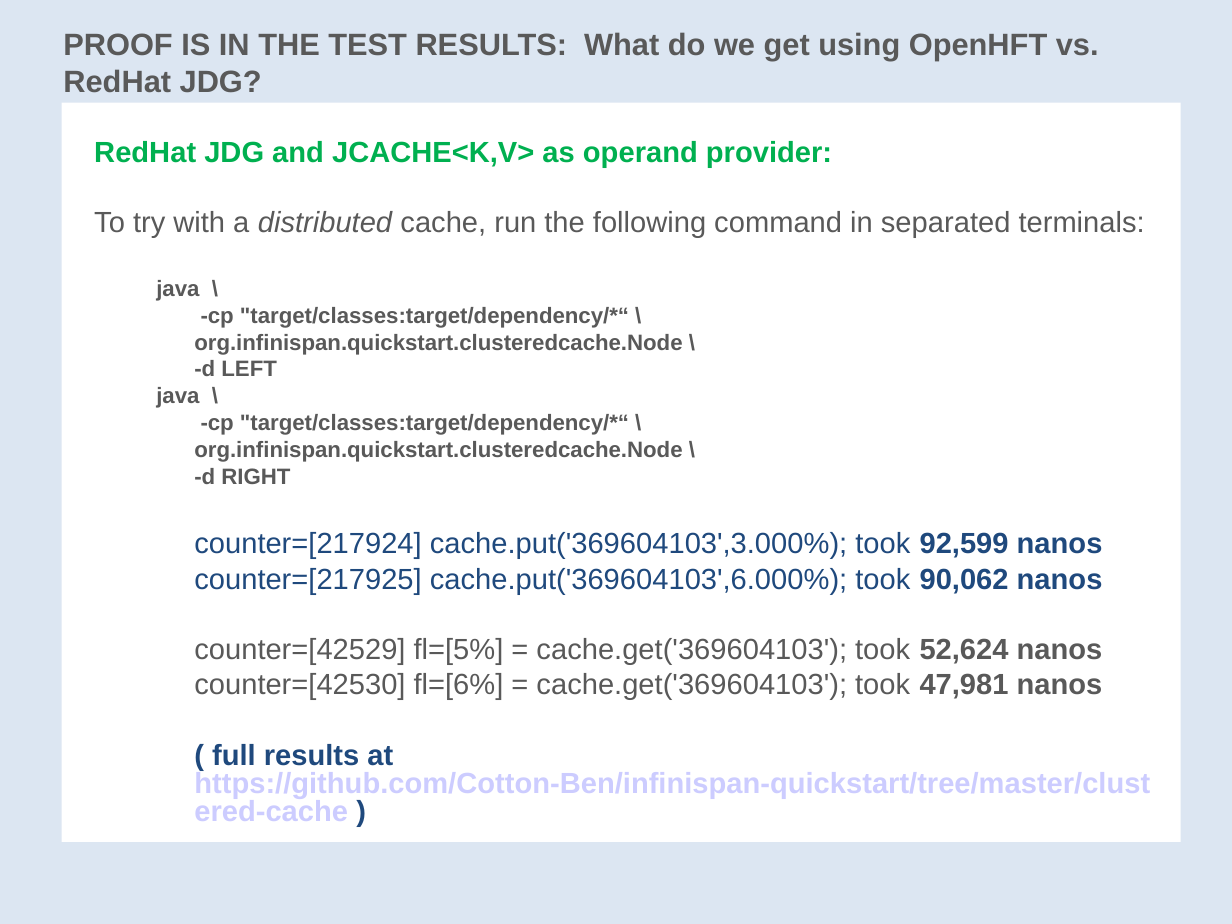
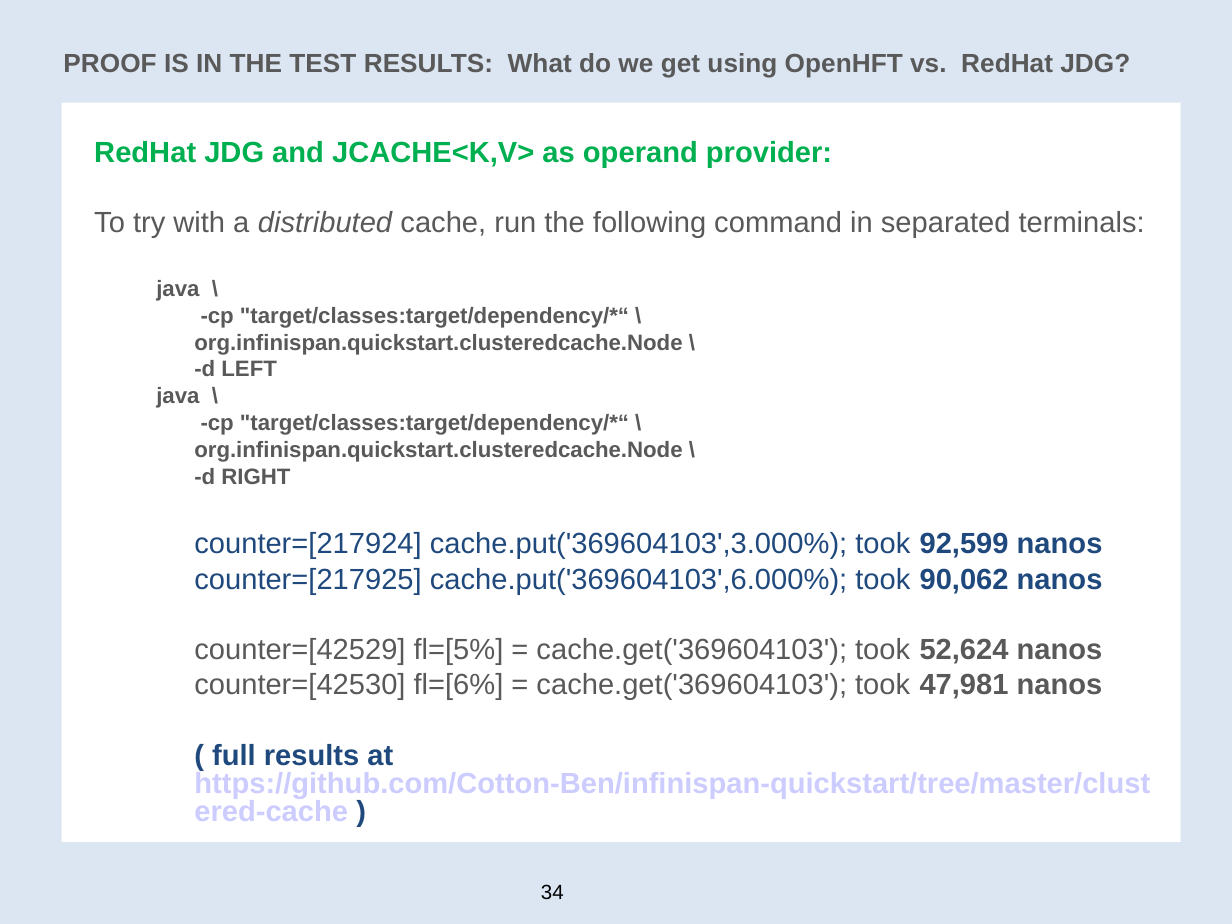
Before and after one commit to Cotton-Ben/OpenHFT, a slide deck: slide 34 of doc/Ben-Peter-Sarah-UPDATED=_HaZelcast-2015-JAN-27_PRES.ppt. Drawn at 1232x924 pixels with LibreOffice and Linux fonts; fonts in the diff are those of the drawing; background and template pictures are left out. Boxes give left, top, right and bottom in pixels: in the first picture for what was removed or moved away, otherwise in the second. Text is boxed around its words. In the diff, an @@ line names an element or a change of style, - is before the commit and + after.

```diff
--- a/doc/Ben-Peter-Sarah-UPDATED=_HaZelcast-2015-JAN-27_PRES.ppt
+++ b/doc/Ben-Peter-Sarah-UPDATED=_HaZelcast-2015-JAN-27_PRES.ppt
@@ text "PROOF IS IN THE TEST ..." at (63,53,1130,77): size 18 to 15.3 pt @@
@@ text added at (541,884,564,900), 12 pt, text #000000 @@
+34
```
Also in this commit, not shown: 34 other slides changed, 2 slides added, 2 slides removed.
